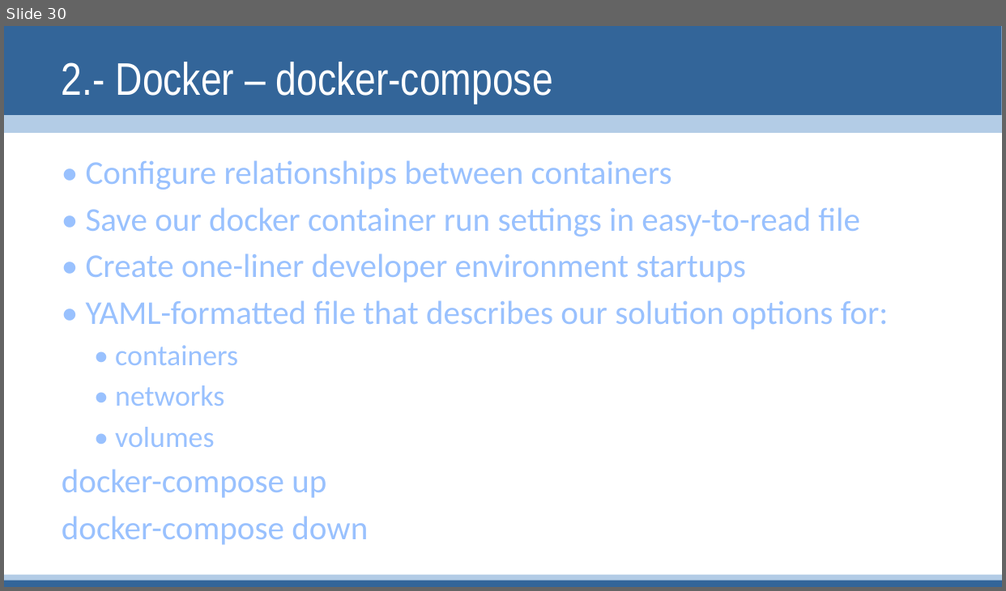
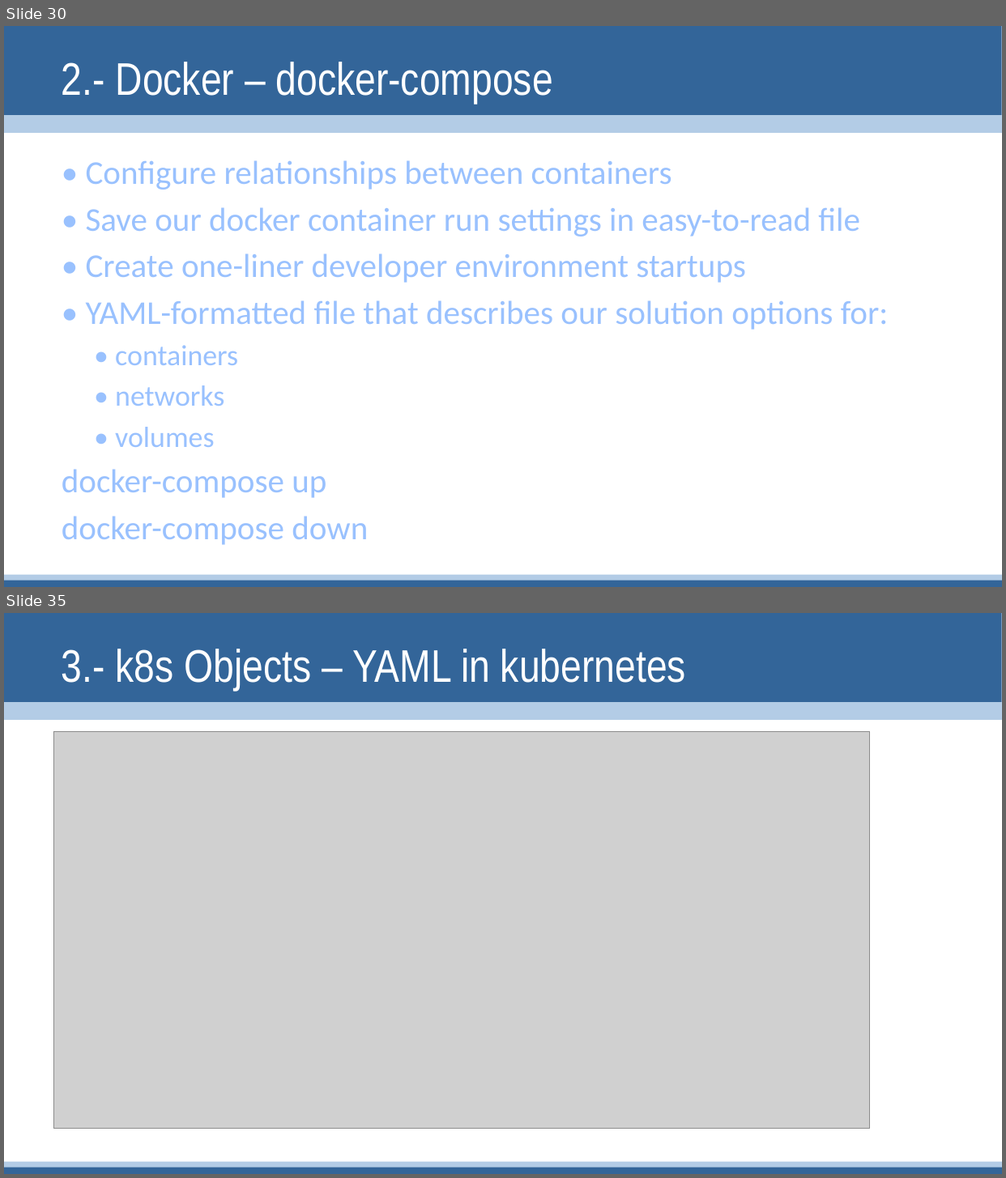
Before and after one commit to linuxsapiens/curso_kubernetes, a slide deck: Kubernetes2.pptx. Shown one above the other, each under a label of ours: slide 30 before the commit, slides 30 and 35 after it; the slides between them are not shown. The pictures are 1006x591 and 1006x1178 pixels, drawn with LibreOffice and Linux fonts; fonts in the diff are those of the drawing; grey boxes stand for pictures. Boxes give left, top, right and bottom in pixels: in the first picture for what was removed or moved away, otherwise in the second. Text is boxed around its words. In the diff, an @@ line names an element or a change of style, - is before the commit and + after.

Commit message:
3 k8s Objects

```diff
--- a/Kubernetes2.pptx
+++ b/Kubernetes2.pptx
@@ slide 35 added at <box>4,613,1002,1174</box>, background #FFFFFF; not listed: 4 template elements that a slide beside it also shows @@
@@ title added at <box>62,649,686,690</box>, 44 pt, text #FFFFFF @@
+3.- k8s Objects – YAML in kubernetes
@@ picture added at <box>54,731,870,1129</box> @@
```
Also in this commit, not shown: 8 other slides added, 9 other files.
